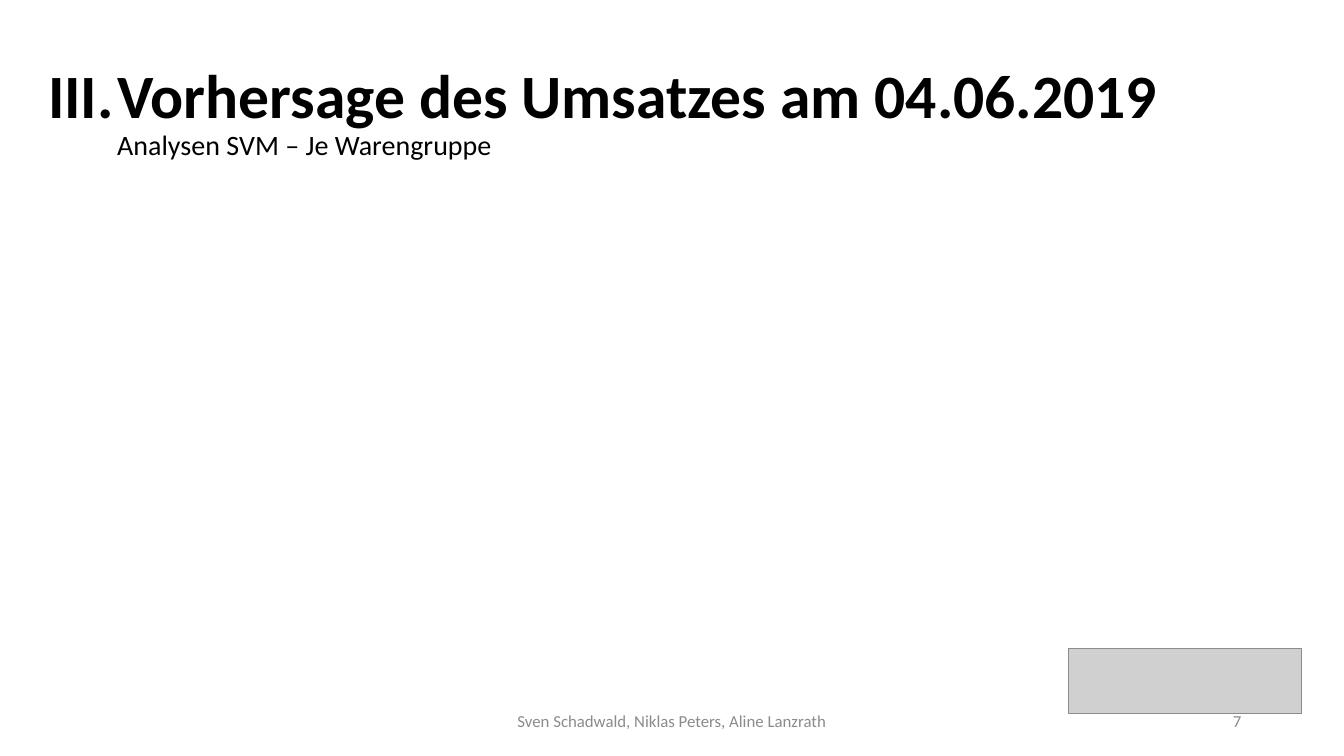
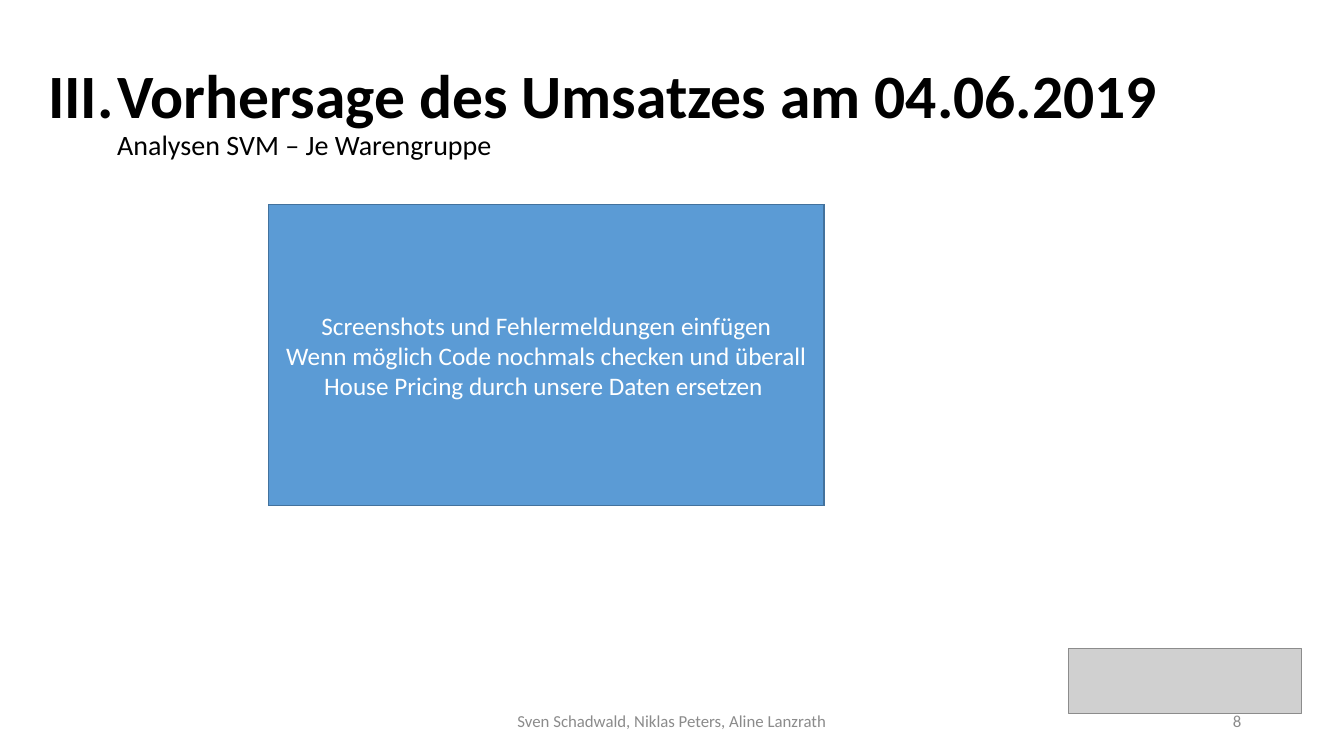
Before and after one commit to Nikiniksn/DataScience-Gruppe_02, a slide deck: slide 8 of Präsentation Gruppe 2.pptx (slide 7 before the commit). Drawn at 1344x756 pixels with LibreOffice and Linux fonts; fonts in the diff are those of the drawing; grey boxes stand for pictures. Boxes give left, top, right and bottom in pixels: in the first picture for what was removed or moved away, otherwise in the second. Text is boxed around its words. In the diff, an @@ line names an element or a change of style, - is before the commit and + after.

```diff
--- a/Präsentation Gruppe 2.pptx
+++ b/Präsentation Gruppe 2.pptx
@@ rectangle added at (269,205,825,506), fill #5B9BD5, outline #43739E 1 pt, 18 pt, text #FFFFFF @@
+Screenshots und Fehlermeldungen einfügen
+Wenn möglich Code nochmals checken und überall House Pricing durch unsere Daten ersetzen
@@ page number at (1233,715,1241,727): text changed @@
-7
+8
```
Also in this commit, not shown: 5 other slides changed, 1 slide added.
